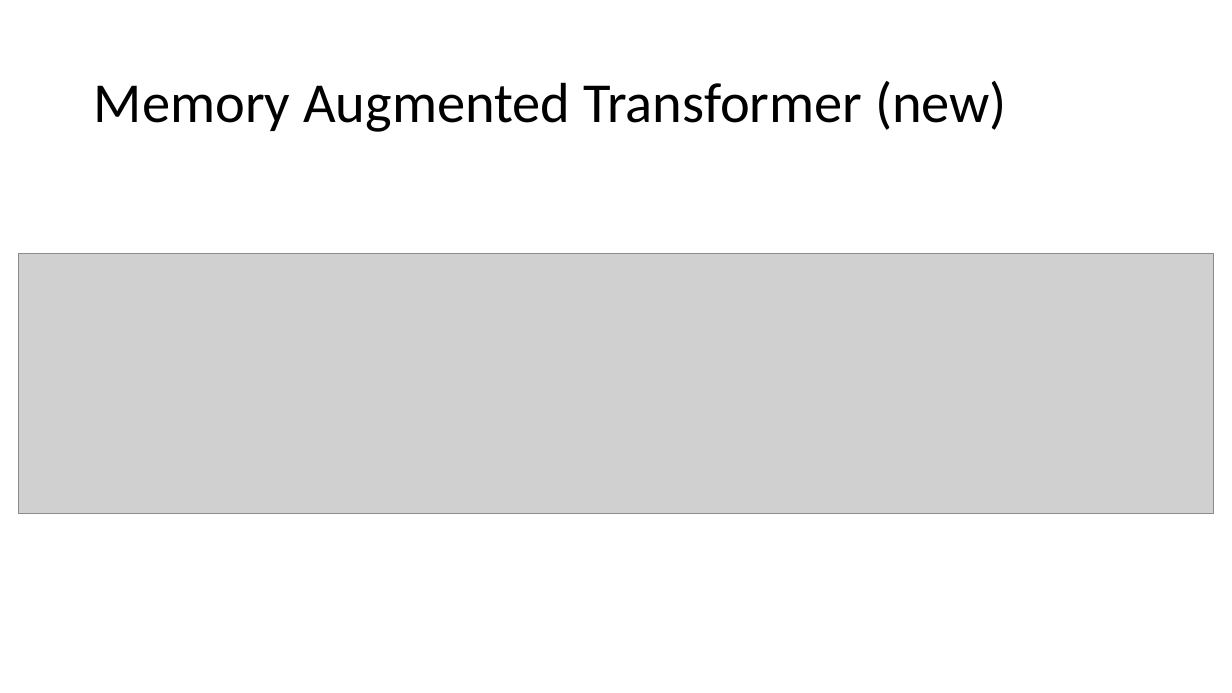
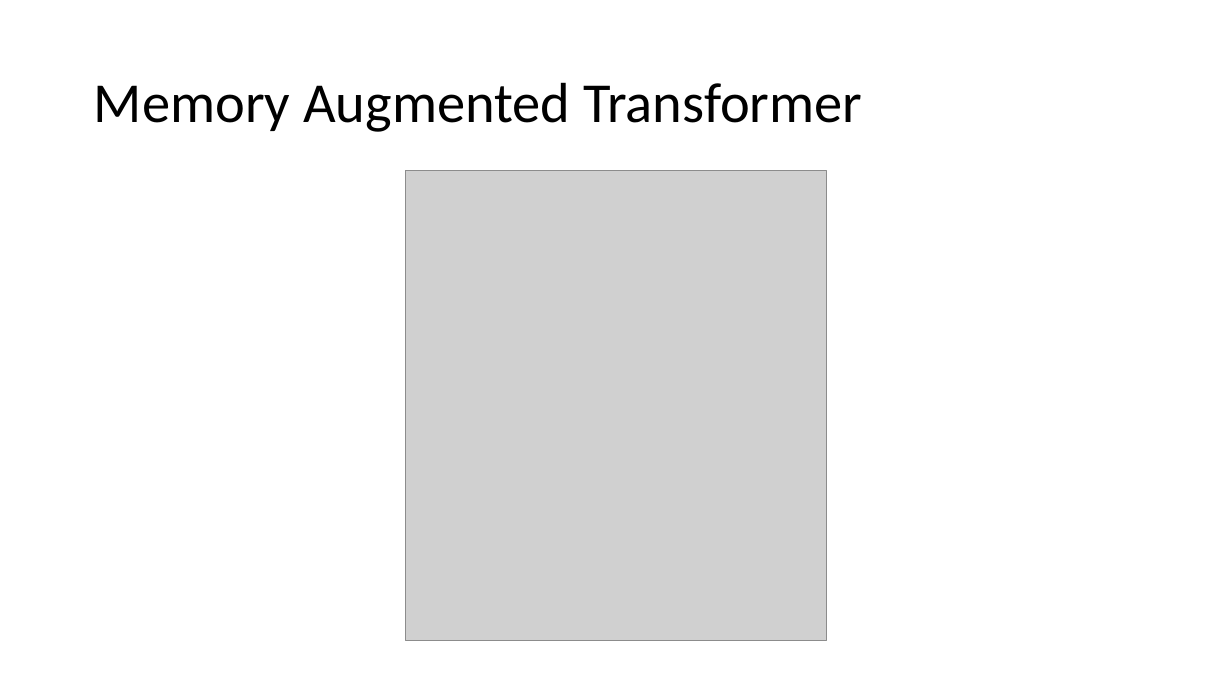
Before and after one commit to Oidlichtnwoada/NeuralNetworkArena, a slide deck: slide 13 of thesis/presentations/thesis_presentation.pptx (slide 31 before the commit). Drawn at 1232x693 pixels with LibreOffice and Linux fonts; fonts in the diff are those of the drawing; grey boxes stand for pictures. Boxes give left, top, right and bottom in pixels: in the first picture for what was removed or moved away, otherwise in the second. Text is boxed around its words. In the diff, an @@ line names an element or a change of style, - is before the commit and + after.

```diff
--- a/thesis/presentations/thesis_presentation.pptx
+++ b/thesis/presentations/thesis_presentation.pptx
@@ title at [94,82,862,132]: text changed @@
-Memory Augmented Transformer (new)
+Memory Augmented Transformer
@@ picture added at [406,171,826,641] @@
@@ picture removed at [18,253,1214,513] @@
```
Also in this commit, not shown: 3 other slides changed, 16 slides added, 35 slides removed, 2 other files.
